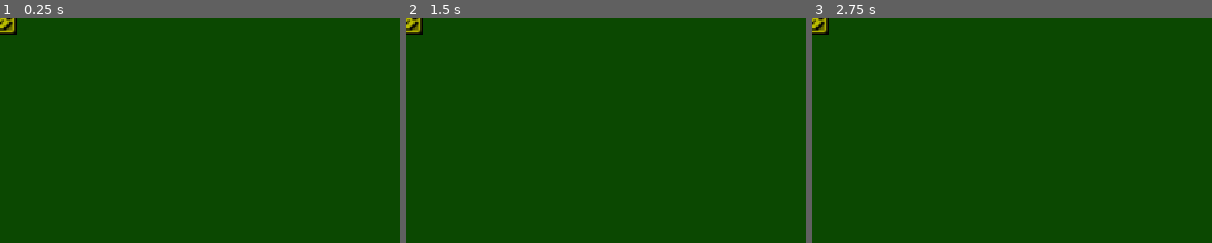
Above: before the commit, frames 1-3 (left to right).
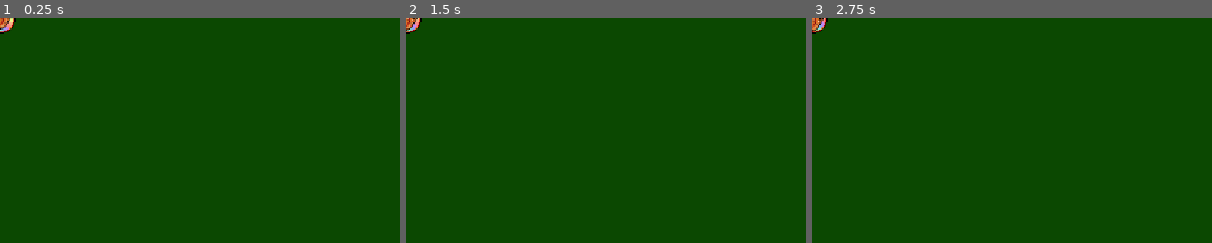
Above: after the commit, the same moments.

Repository: gmmteixeira/bomberman-teamA
Game: Godot game, scene res://Scenes/powerup.tscn
Two runs of this game, one before a commit and one after it. Both use one fixed random seed, a clock stepped at 60 frames per second and the inputs below. This scene is started directly instead of the project's main scene.
Inputs:
- Up to frame 1 (0.25 s): no input
- Up to frame 2 (1.5 s): hold D (right) 0.53-1.28 s; tap Space (bomb) at 0.6, 1.35 s; tap Enter at 1.25 s; hold S (down) from 1.28 s (still down)
- Up to frame 3 (2.75 s): tap Space (bomb) at 2, 2.1 s; release S (down) at 2.03 s; hold D (right) from 2.03 s (still down)
The pictures show only the part of the screen within x 0-50%, y 0-50%; the shares and areas given below are measured in that part.

The runs differ from the first frame. In frame 1, 0.3% of the frame differs, in the area x 0-5%, y 0-8%; in frame 2, 0.3%; in frame 3, 0.3%.

Commit message:
new assets and anims

Diff:
--- a/Scenes/bomb.tscn
+++ b/Scenes/bomb.tscn
@@ -1,22 +1,22 @@
 [gd_scene format=3 uid="uid://h77r6fac66ip"]
 
-[ext_resource type="Texture2D" uid="uid://dgt4wnrar6u3x" path="res://Assets/Sprites.png" id="1_yx723"]
 [ext_resource type="Script" uid="uid://dgfliyjvxs5fi" path="res://Scripts/bomb.gd" id="2_bomb"]
+[ext_resource type="Texture2D" uid="uid://dkq1kysymef4m" path="res://Assets/bouba.png" id="2_kdyat"]
 
 [sub_resource type="CircleShape2D" id="CircleShape2D_kdyat"]
 radius = 22.022715
 
 [sub_resource type="AtlasTexture" id="AtlasTexture_2fiif"]
-atlas = ExtResource("1_yx723")
-region = Rect2(0, 48, 16, 16)
+atlas = ExtResource("2_kdyat")
+region = Rect2(0, 0, 32, 32)
 
 [sub_resource type="AtlasTexture" id="AtlasTexture_60xmw"]
-atlas = ExtResource("1_yx723")
-region = Rect2(16, 48, 16, 16)
+atlas = ExtResource("2_kdyat")
+region = Rect2(32, 0, 32, 32)
 
 [sub_resource type="AtlasTexture" id="AtlasTexture_l8kb1"]
-atlas = ExtResource("1_yx723")
-region = Rect2(32, 48, 16, 16)
+atlas = ExtResource("2_kdyat")
+region = Rect2(64, 0, 32, 32)
 
 [sub_resource type="SpriteFrames" id="SpriteFrames_mkuqu"]
 animations = [{
@@ -43,7 +43,7 @@
 shape = SubResource("CircleShape2D_kdyat")
 
 [node name="AnimatedSprite2D" type="AnimatedSprite2D" parent="." unique_id=240551641]
-scale = Vector2(3, 3)
+scale = Vector2(1.3, 1.3)
 sprite_frames = SubResource("SpriteFrames_mkuqu")
 autoplay = "default"
 frame_progress = 0.79696006
--- a/Scenes/powerup.tscn
+++ b/Scenes/powerup.tscn
@@ -1,7 +1,77 @@
-[gd_scene format=3 uid="uid://dbp3wq8m5n2yk"]
+[gd_scene load_steps=14 format=3 uid="uid://dbp3wq8m5n2yk"]
 
-[ext_resource type="Texture2D" uid="uid://1j0xn8ahwytu" path="res://Assets/PowerUpFireUp.png" id="1_fireup"]
-[ext_resource type="Script" path="res://Scripts/powerup.gd" id="2_powerup"]
+[ext_resource type="Texture2D" uid="uid://cy8wukx5jof0l" path="res://Assets/powerfire.png" id="1_fire"]
+[ext_resource type="Texture2D" uid="uid://v6qbyw5usl27" path="res://Assets/powerbomb.png" id="2_bomb"]
+[ext_resource type="Script" path="res://Scripts/powerup.gd" id="3_powerup"]
+
+[sub_resource type="AtlasTexture" id="AtlasTexture_fire0"]
+atlas = ExtResource("1_fire")
+region = Rect2(0, 0, 32, 32)
+
+[sub_resource type="AtlasTexture" id="AtlasTexture_fire1"]
+atlas = ExtResource("1_fire")
+region = Rect2(32, 0, 32, 32)
+
+[sub_resource type="AtlasTexture" id="AtlasTexture_fire2"]
+atlas = ExtResource("1_fire")
+region = Rect2(64, 0, 32, 32)
+
+[sub_resource type="AtlasTexture" id="AtlasTexture_fire3"]
+atlas = ExtResource("1_fire")
+region = Rect2(96, 0, 32, 32)
+
+[sub_resource type="AtlasTexture" id="AtlasTexture_bomb0"]
+atlas = ExtResource("2_bomb")
+region = Rect2(0, 0, 32, 32)
+
+[sub_resource type="AtlasTexture" id="AtlasTexture_bomb1"]
+atlas = ExtResource("2_bomb")
+region = Rect2(32, 0, 32, 32)
+
+[sub_resource type="AtlasTexture" id="AtlasTexture_bomb2"]
+atlas = ExtResource("2_bomb")
+region = Rect2(64, 0, 32, 32)
+
+[sub_resource type="AtlasTexture" id="AtlasTexture_bomb3"]
+atlas = ExtResource("2_bomb")
+region = Rect2(96, 0, 32, 32)
+
+[sub_resource type="SpriteFrames" id="SpriteFrames_powerup"]
+animations = [{
+"frames": [{
+"duration": 1.0,
+"texture": SubResource("AtlasTexture_bomb0")
+}, {
+"duration": 1.0,
+"texture": SubResource("AtlasTexture_bomb1")
+}, {
+"duration": 1.0,
+"texture": SubResource("AtlasTexture_bomb2")
+}, {
+"duration": 1.0,
+"texture": SubResource("AtlasTexture_bomb3")
+}],
+"loop": true,
+"name": &"bomb",
+"speed": 7.0
+}, {
+"frames": [{
+"duration": 1.0,
+"texture": SubResource("AtlasTexture_fire0")
+}, {
+"duration": 1.0,
+"texture": SubResource("AtlasTexture_fire1")
+}, {
+"duration": 1.0,
+"texture": SubResource("AtlasTexture_fire2")
+}, {
+"duration": 1.0,
+"texture": SubResource("AtlasTexture_fire3")
+}],
+"loop": true,
+"name": &"fire",
+"speed": 7.0
+}]
 
 [sub_resource type="RectangleShape2D" id="RectangleShape2D_powerup"]
 size = Vector2(48, 48)
@@ -10,11 +80,13 @@
 collision_layer = 0
 collision_mask = 1
 monitorable = false
-script = ExtResource("2_powerup")
+script = ExtResource("3_powerup")
 
-[node name="Sprite2D" type="Sprite2D" parent="."]
-scale = Vector2(3, 3)
-texture = ExtResource("1_fireup")
+[node name="AnimatedSprite2D" type="AnimatedSprite2D" parent="."]
+scale = Vector2(1.5, 1.5)
+sprite_frames = SubResource("SpriteFrames_powerup")
+animation = &"fire"
+autoplay = "fire"
 
 [node name="CollisionShape2D" type="CollisionShape2D" parent="."]
 shape = SubResource("RectangleShape2D_powerup")
--- a/Scripts/powerup.gd
+++ b/Scripts/powerup.gd
@@ -4,23 +4,23 @@
 
 enum Type { FIRE, BOMB }
 
-const _TEXTURES := {
-	Type.FIRE: preload("res://Assets/PowerUpFireUp.png"),
-	Type.BOMB: preload("res://Assets/PowerUpBombUp.png"),
+const _ANIMATIONS := {
+	Type.FIRE: &"fire",
+	Type.BOMB: &"bomb",
 }
 
 const DROPPABLE_TYPES: Array = [Type.FIRE, Type.BOMB]
 
 @export var type: Type = Type.FIRE
 
-@onready var sprite: Sprite2D = $Sprite2D
+@onready var animated_sprite: AnimatedSprite2D = $AnimatedSprite2D
 
 var _collected: bool = false
 
 
 func _ready() -> void:
 	body_entered.connect(_on_body_entered)
-	sprite.texture = _TEXTURES[type]
+	animated_sprite.play(_ANIMATIONS[type])
 
 
 func _on_body_entered(body: Node2D) -> void:
Binary file added: Assets/bouba.png
Not shown, added: Assets/bouba.png.import
Binary file added: Assets/powerbomb.png
Not shown, added: Assets/powerbomb.png.import
Binary file added: Assets/powerfire.png
Not shown, added: Assets/powerfire.png.import
